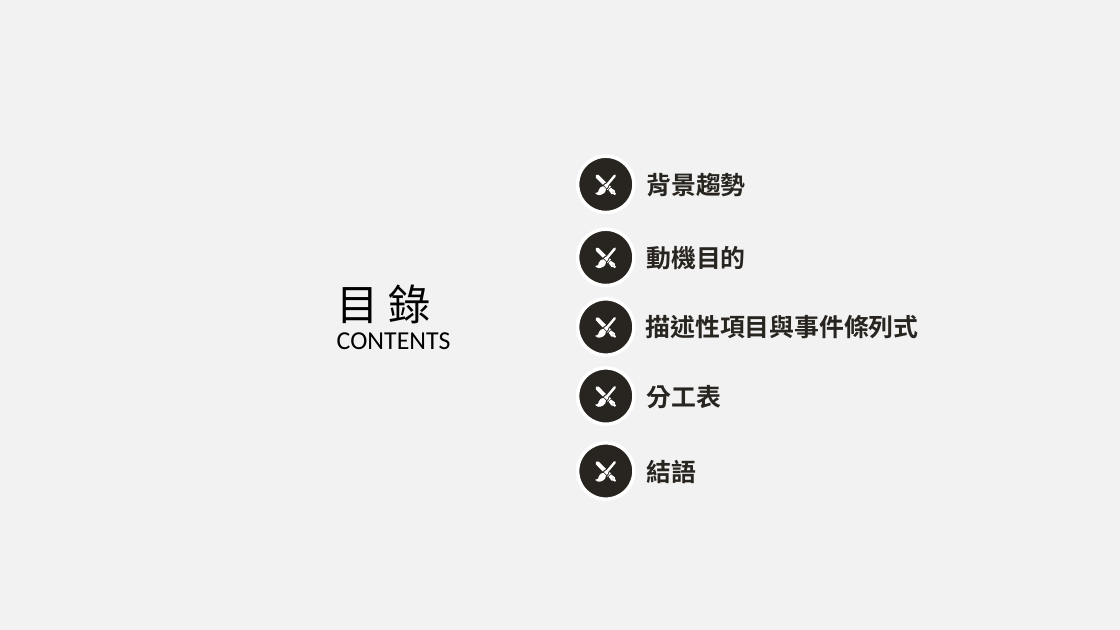
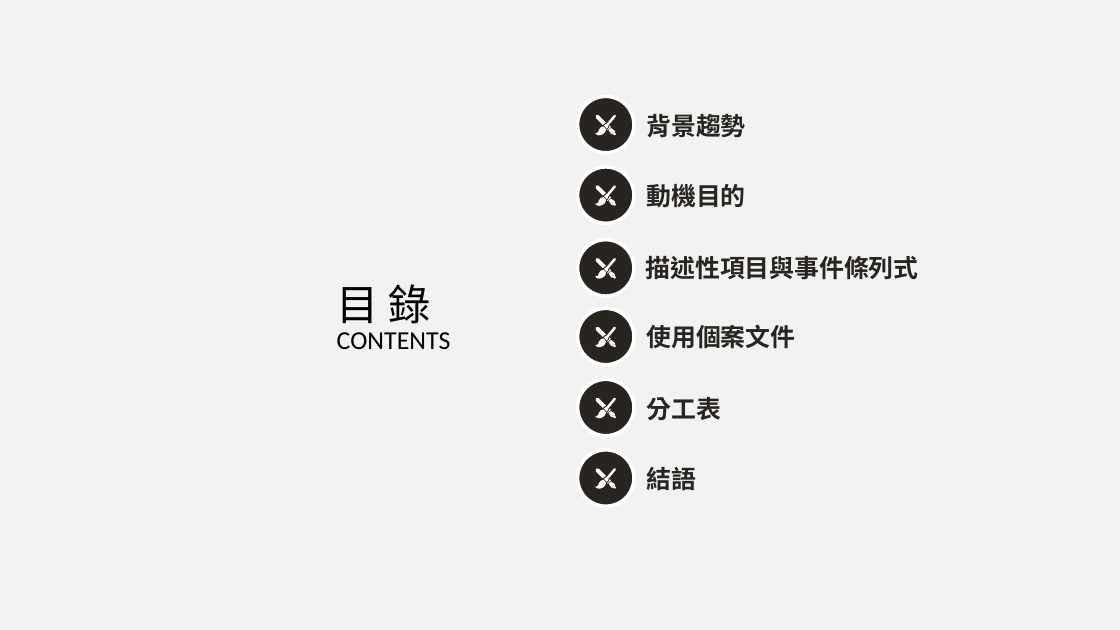
Before and after one commit to 0451030/108_SE_Team8, a slide deck: slide 2 of 軟體工程_期中報告.pptx. Drawn at 1120x630 pixels with LibreOffice and Linux fonts; fonts in the diff are those of the drawing; background and template pictures are left out. Boxes give left, top, right and bottom in pixels: in the first picture for what was removed or moved away, otherwise in the second. Text is boxed around its words. In the diff, an @@ line names an element or a change of style, - is before the commit and + after.

```diff
--- a/軟體工程_期中報告.pptx
+++ b/軟體工程_期中報告.pptx
@@ 5 freeform shapes, 1 ellipse: place and size @@
-5 freeform shapes, 1 ellipse at box(578, 230, 634, 286)
+5 freeform shapes, 1 ellipse at box(578, 167, 634, 223)
@@ text added at box(647, 325, 796, 349), 16 pt, text #282420, bold @@
+使用個案文件
@@ 15 freeform shapes, 3 texts, 3 ellipses: place and size @@
-15 freeform shapes, 3 texts, 3 ellipses at box(578, 157, 919, 423)
+15 freeform shapes, 3 texts, 3 ellipses at box(578, 96, 919, 364)
@@ text "分工表": place and size @@
-text "分工表" at box(647, 385, 721, 408)
+text "分工表" at box(647, 397, 721, 420)
@@ group added at box(578, 380, 634, 436): 5 freeform shapes, 1 ellipse @@
@@ ellipse: place and size @@
-ellipse at box(578, 442, 634, 498)
+ellipse at box(578, 450, 634, 506)
@@ 5 freeform shapes, 1 text: place and size @@
-5 freeform shapes, 1 text at box(596, 460, 697, 483)
+5 freeform shapes, 1 text at box(596, 467, 697, 490)
```
Also in this commit, not shown: 6 other slides changed, 11 slides added, 1 slide removed.
